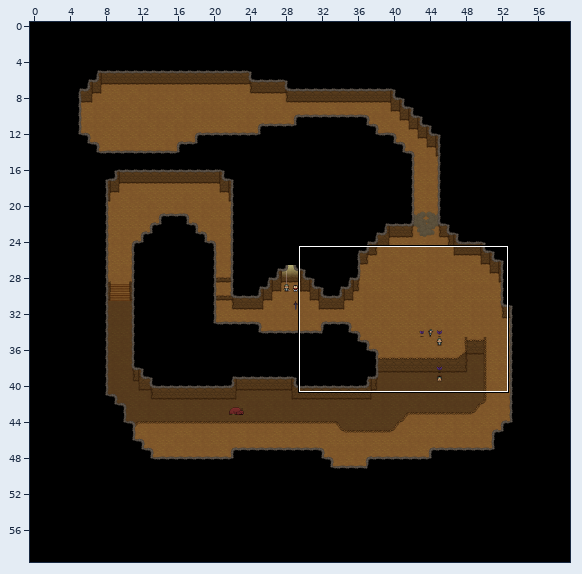
Tiled map: Maps/Cave.tmx. Above: a wide view before the commit, with the close-up outlined.
Close-up. Before:
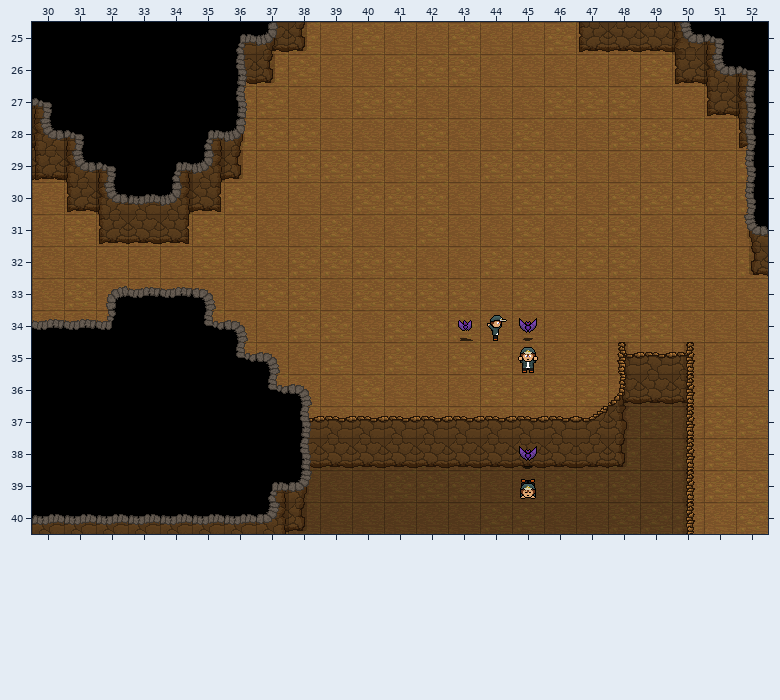
Cells are 32x32 px. Shown: x 30..52, y 25..40. The commit also changed other parts of the map, which this record leaves out. Tiles whose own drawing changed are shown in their newer look in all pictures.
After the commit:
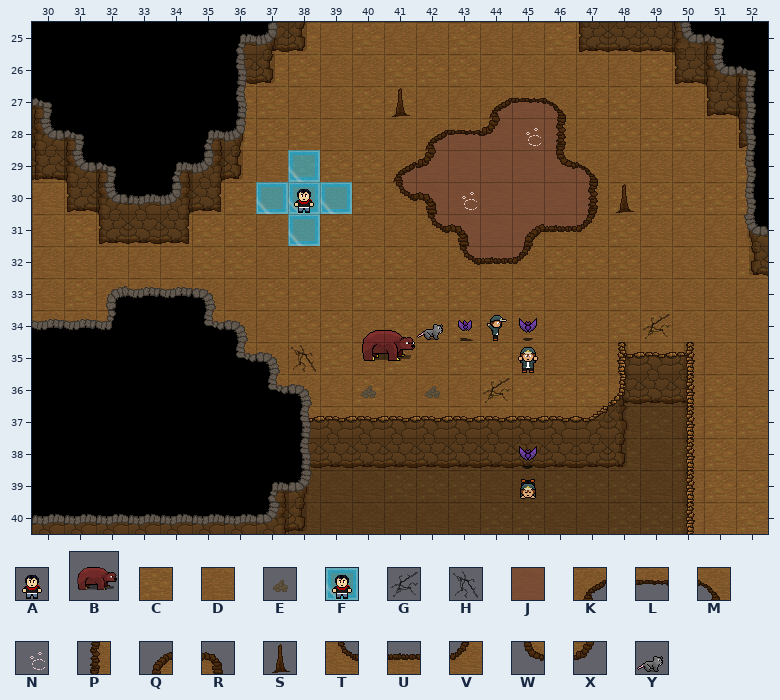
Key: from "Leon": A 1; from "bear": B 10; from "dunegon": C 0, D 1, E 36, F 37, G 45, H 45 turned 90, J 47, K 60, L 61, M 62, N 64, P 77, Q 78, R 79, S 80, T 90, U 91, V 92, W 93, X 94; from "rat": Y 4.
_ is an empty cell.
Tiles replaced or removed in this view: C, D.
See-through tiles are keyed as they look on the map.
The exact change:
Changed rows in their new state; . is an unchanged cell.
Layer "Ground Layer":
first column x 41:
27 ...JJJ.
28 .JJJJJ.
29 JJJJJJJ
30 JJJJJJJ
31 .JJJJJJ
32 ..JJJ..
Layer "Ground Layer 2":
first column x 37:
27 ....S..KLM...
28 .....KLXNP...
29 .F..KX...WM..
30 FFF.TRN...PS.
31 .F...TR.QUV..
32 ......TUV....
34 ............G
35 .H...........
36 ...E.E.G.....
Layer "Player Layer":
first column x 38:
30 A
first column x 40:
34 ..Y
35 B..
